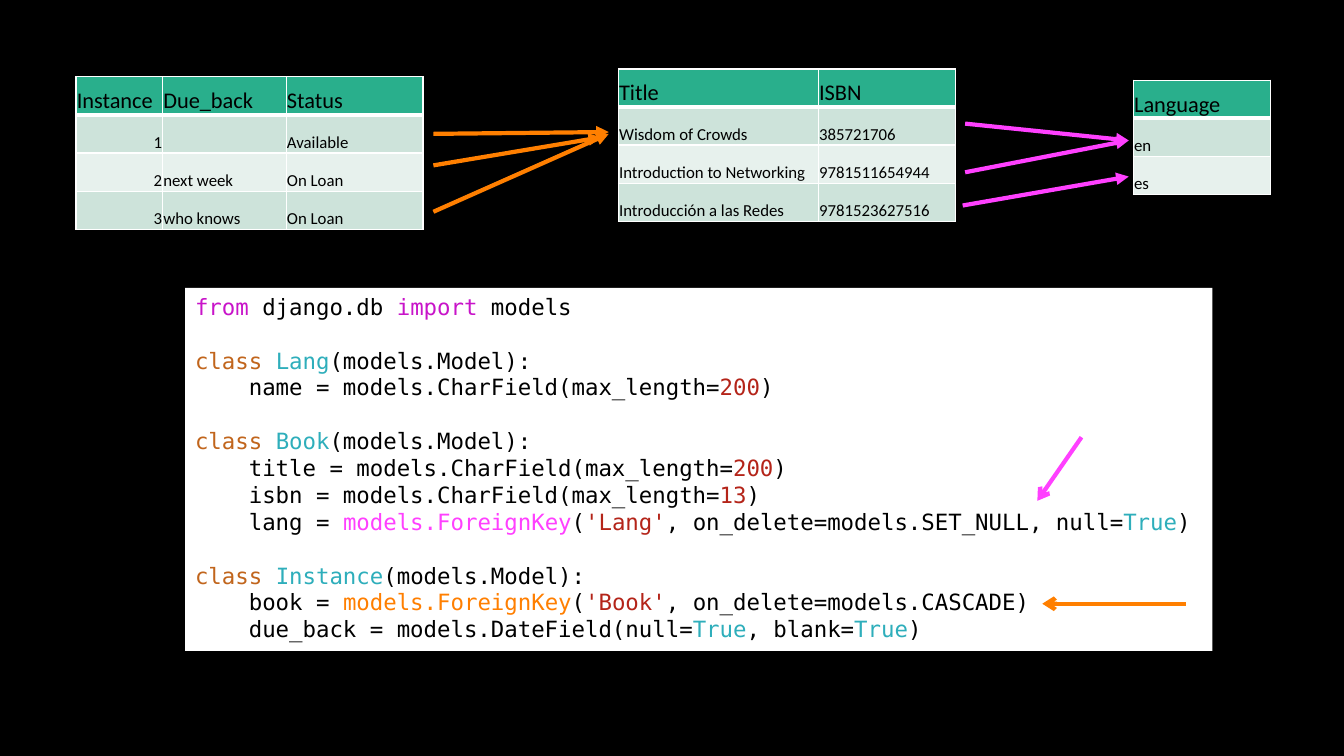
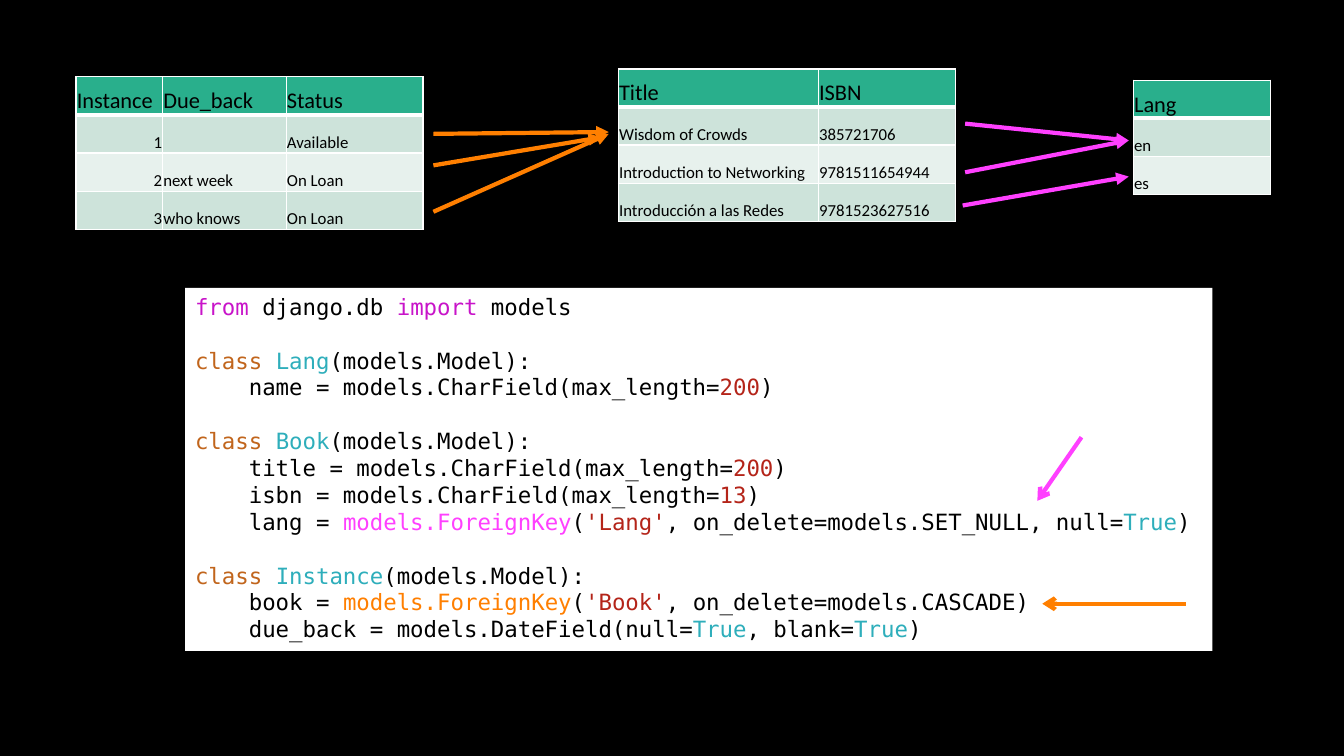
Before and after one commit to csev/dj4e, a slide deck: slide 34 of lectures/DJ-03-One-To-Many.pptx. Drawn at 1344x756 pixels with LibreOffice and Linux fonts; fonts in the diff are those of the drawing. Boxes give left, top, right and bottom in pixels: in the first picture for what was removed or moved away, otherwise in the second. Text is boxed around its words. In the diff, an @@ line names an element or a change of style, - is before the commit and + after.

```diff
--- a/lectures/DJ-03-One-To-Many.pptx
+++ b/lectures/DJ-03-One-To-Many.pptx
@@ table at (1133, 81, 1270, 195) @@
-row 1, column 1: Language
+row 1, column 1: Lang
```
Also in this commit, not shown: 3 other files.
